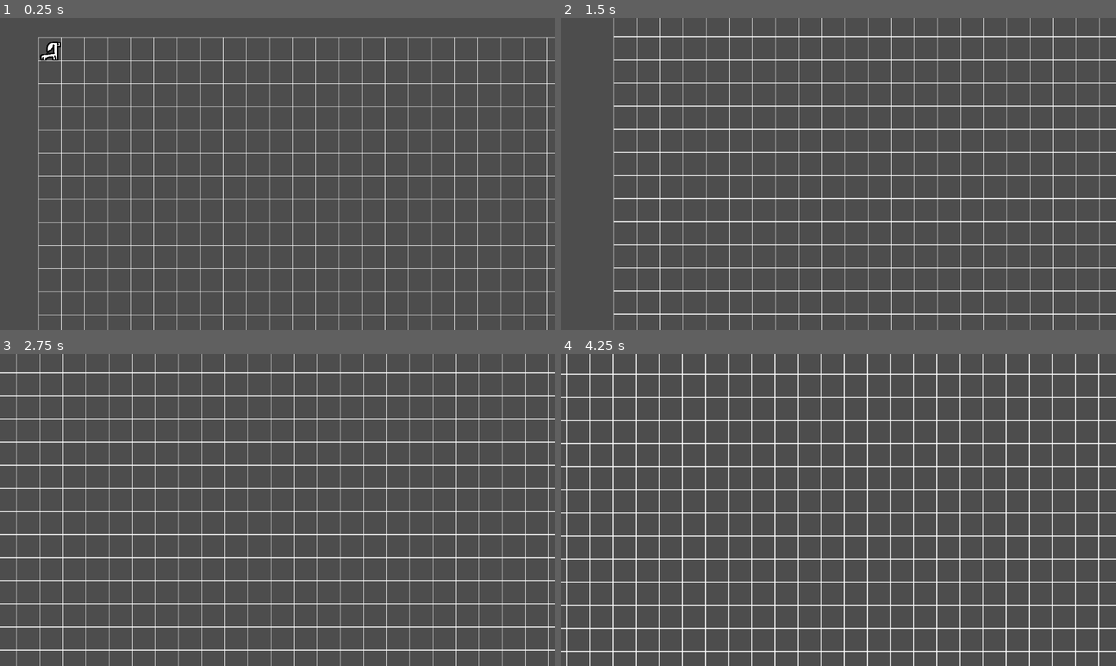
Above: before the commit, frames 1-4 (two rows, left to right).
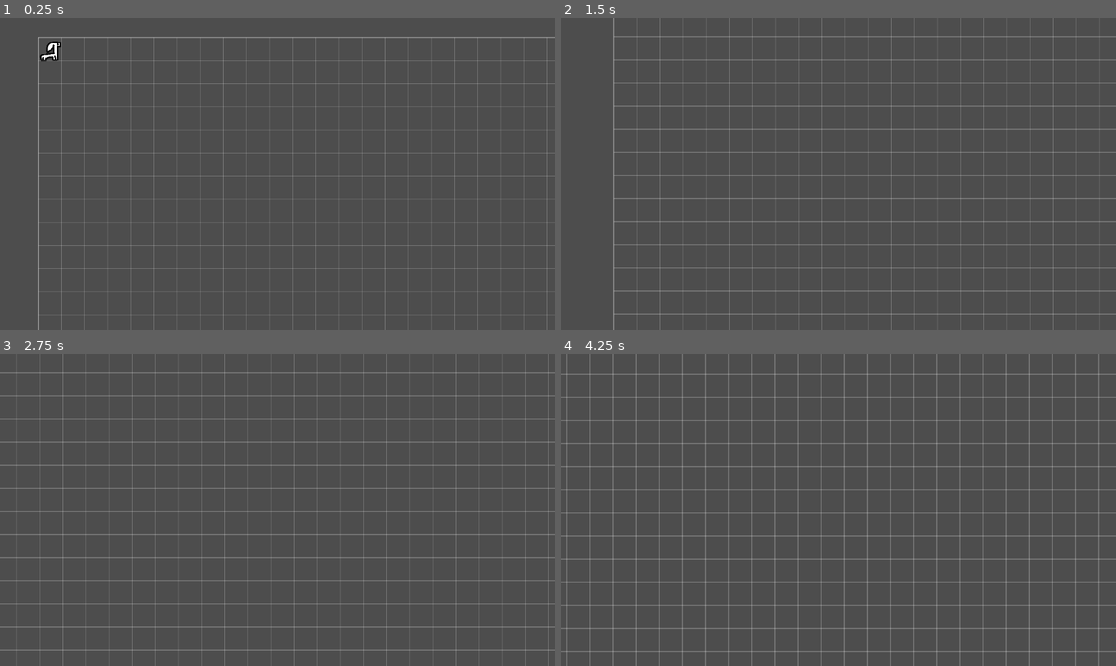
Above: after the commit, the same moments.

Repository: Blueflowerss/vpet-tempname
Game: Godot game, scene res://root.tscn
Two runs of this game, one before a commit and one after it. Both use one fixed random seed, a clock stepped at 60 frames per second and the inputs below.
Inputs (mouse positions are in pixels of both pictures, inside the frame that each line leads up to):
- Up to frame 1 (0.25 s): no input
- Up to frame 2 (1.5 s): move the mouse to (960, 158) at 0.52 s; hold S (pan_camera_down) 0.53-1.28 s; click (960, 158) at 0.67 s; move the mouse to (727, 189) at 1.27 s; tap A (pan_camera_left) at 1.35 s; click (727, 189) at 1.42 s
- Up to frame 3 (2.75 s): tap Enter at 2 s; move the mouse to (333, 441) at 2.02 s; hold D (pan_camera_right) from 2.03 s (still down); click (333, 441) at 2.17 s
- Up to frame 4 (4.25 s): move the mouse to (810, 572) at 2.77 s; release D (pan_camera_right) at 2.78 s; tap Up (pan_camera_up) at 2.85 s; click (810, 572) at 2.92 s; tap Space at 3.5 s; move the mouse to (1005, 556) at 3.52 s; hold S (pan_camera_down) from 3.53 s (still down); click (1005, 556) at 3.67 s

The runs differ from the first frame. In frame 1, 5.3% of the frame differs, in the area x 6-100%, y 6-100%; in frame 2, 7.6%; in frame 3, 8.5%; in frame 4, 11%, in the area x 0-100%, y 0-100%.

Commit message:
made the grid look better

Diff:
--- a/terrariumScene.tscn
+++ b/terrariumScene.tscn
@@ -20,4 +20,6 @@
 [node name="GridDisplayScene" parent="." instance=ExtResource("4_5q3ku")]
 grid_size = Vector2(32, 32)
 line_size = Vector2(2, 2)
-border_width = 1.0
+border_width = 2.0
+vline_color = Color(1, 1, 1, 0.262745)
+hline_color = Color(1, 1, 1, 0.262745)
